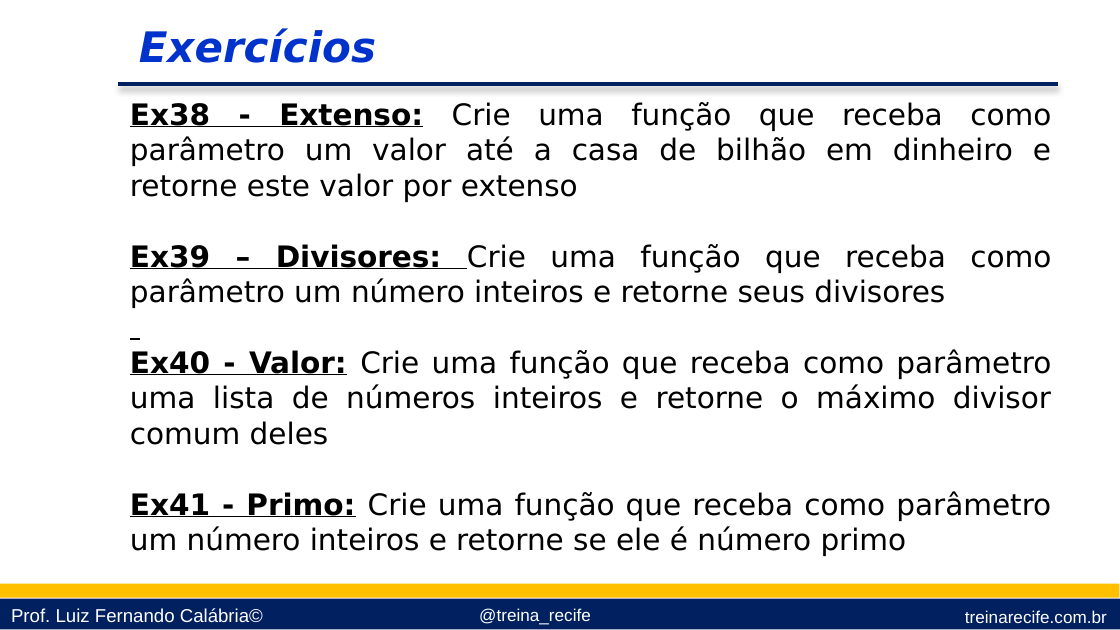
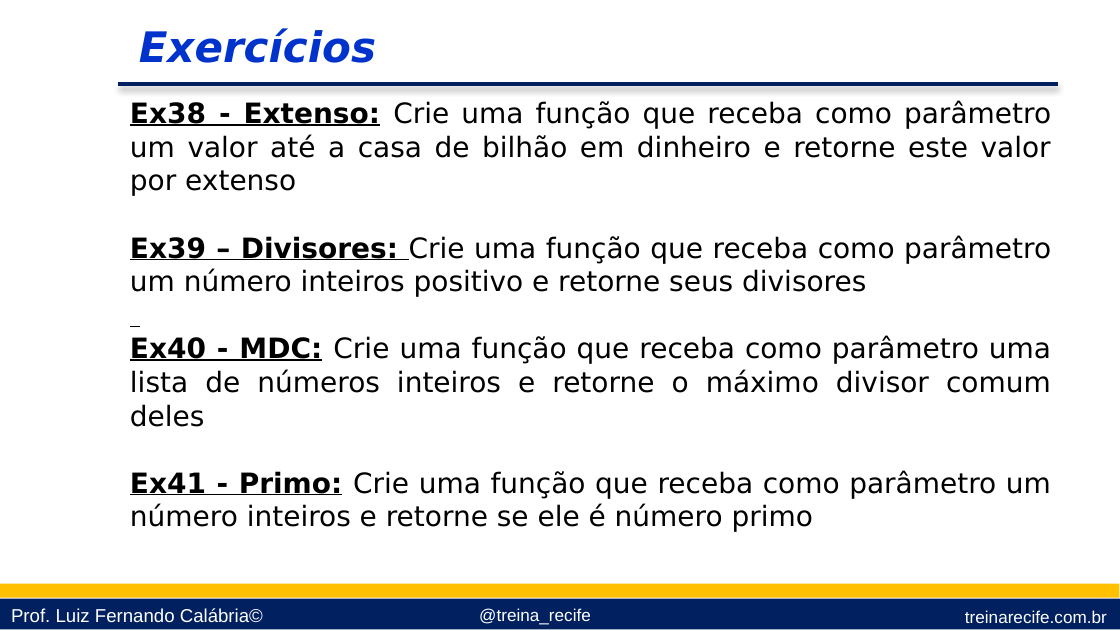
Before and after one commit to lfcalabria/pythonbasico, a slide deck: slide 16 of Apresentações/09 - Funçoes e Pacotes.pptx. Drawn at 1120x630 pixels with LibreOffice and Linux fonts; fonts in the diff are those of the drawing; background and template pictures are left out. Boxes give left, top, right and bottom in pixels: in the first picture for what was removed or moved away, otherwise in the second. Text is boxed around its words. In the diff, an @@ line names an element or a change of style, - is before the commit and + after.

Commit message:
Listas 01, 02 e 03

```diff
--- a/Apresentações/09 - Funçoes e Pacotes.pptx
+++ b/Apresentações/09 - Funçoes e Pacotes.pptx
@@ text at (130,101,1051,532): size 19 to 18 pt in "Ex38 - Extenso: Crie uma função que ...", "Ex41 - Primo: Crie uma função que ..." @@
@@ text at (130,235,1051,427): text changed; size 19 to 18 pt @@
-Ex39 – Divisores: Crie uma função que receba como parâmetro um número inteiros e retorne seus divisores
-Ex40 - Valor: Crie uma função que receba como parâmetro uma lista de números inteiros e retorne o máximo divisor comum deles
+Ex39 – Divisores: Crie uma função que receba como parâmetro um número inteiros positivo e retorne seus divisores
+Ex40 - MDC: Crie uma função que receba como parâmetro uma lista de números inteiros e retorne o máximo divisor comum deles
```
Also in this commit, not shown: 7 other files.
